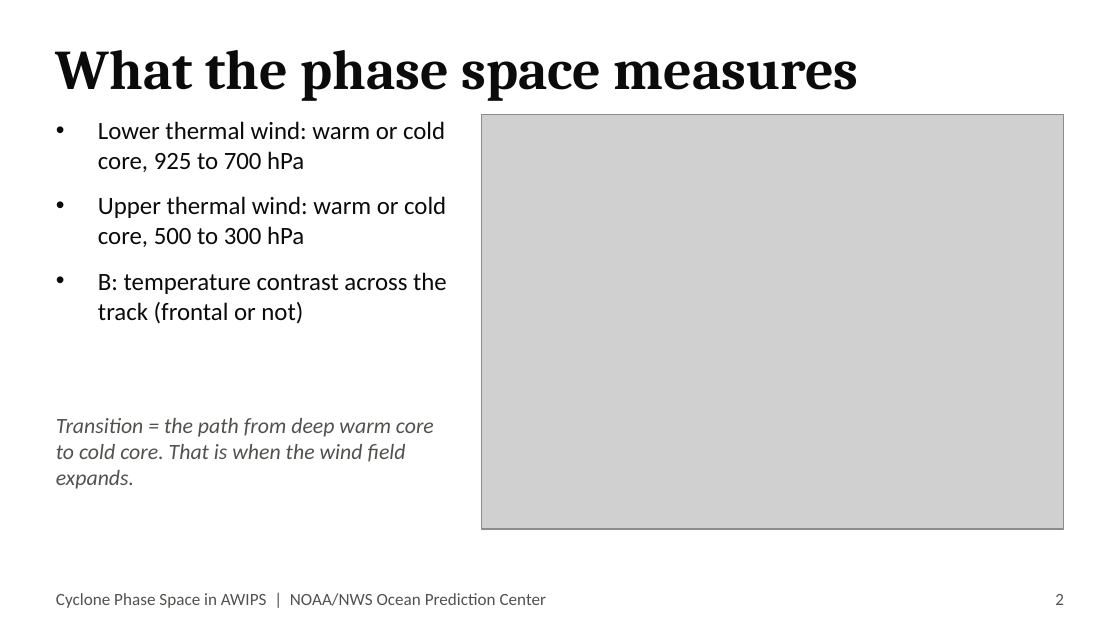
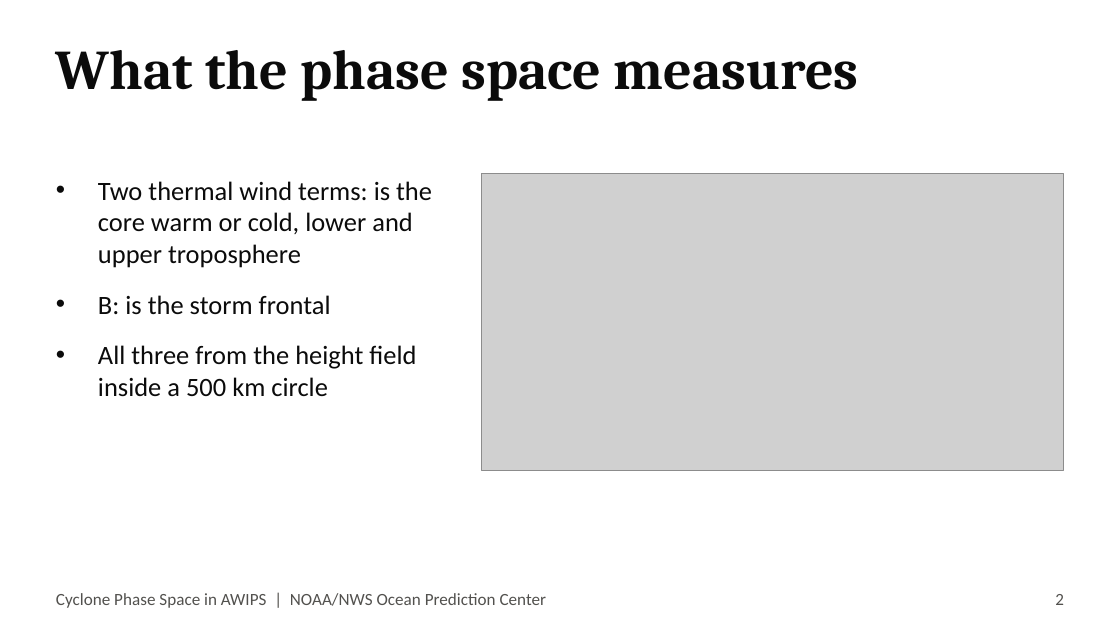
Before and after one commit to jkrek17/awips-tools, a slide deck: slide 2 of D2D/docs/TALK.pptx. Drawn at 1120x630 pixels with LibreOffice and Linux fonts; fonts in the diff are those of the drawing; grey boxes stand for pictures. Boxes give left, top, right and bottom in pixels: in the first picture for what was removed or moved away, otherwise in the second. Text is boxed around its words. In the diff, an @@ line names an element or a change of style, - is before the commit and + after.

```diff
--- a/D2D/docs/TALK.pptx
+++ b/D2D/docs/TALK.pptx
@@ text removed at <box>98,121,447,324</box> @@
-• Lower thermal wind: warm or cold core, 925 to 700 hPa
-• Upper thermal wind: warm or cold core, 500 to 300 hPa
-• B: temperature contrast across the track (frontal or not)
@@ picture: place and size @@
-picture at <box>482,115,1064,530</box>
+picture at <box>482,174,1064,470</box>
@@ text added at <box>98,181,432,397</box>, 17 pt, text #0B0B0B @@
+• Two thermal wind terms: is the core warm or cold, lower and upper troposphere
+• B: is the storm frontal
+• All three from the height field inside a 500 km circle
@@ text removed at <box>56,418,434,489</box> @@
-Transition = the path from deep warm core to cold core. That is when the wind field expands.
```
Also in this commit, not shown: 4 other slides changed, 3 slides added.
